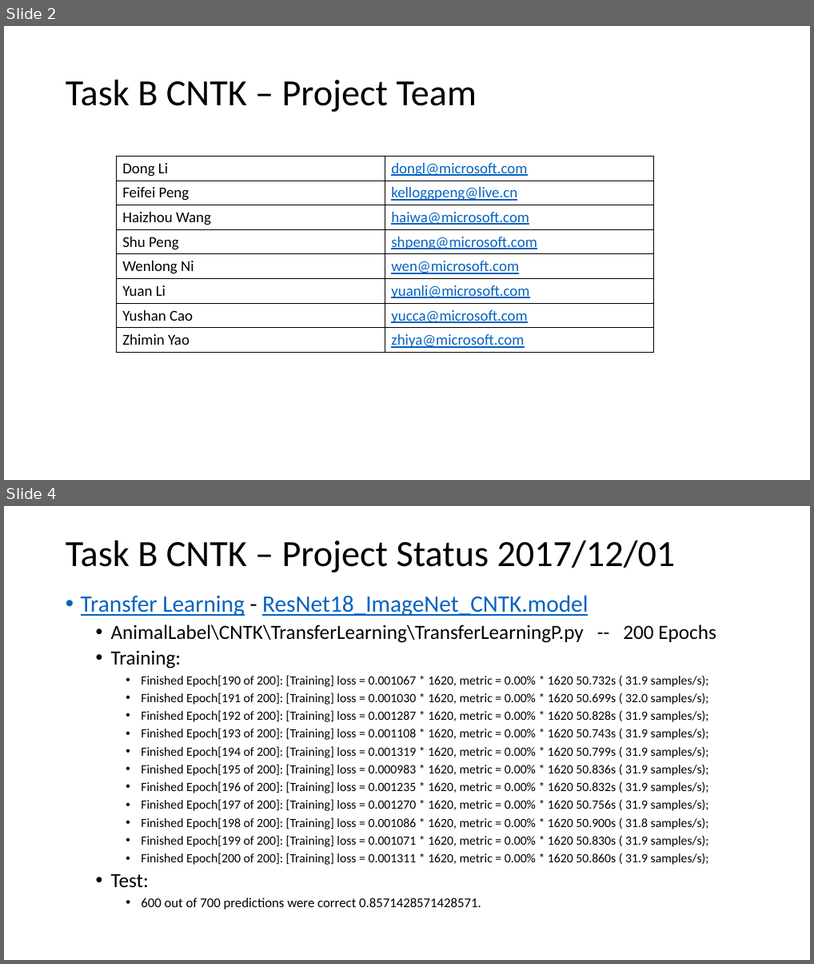
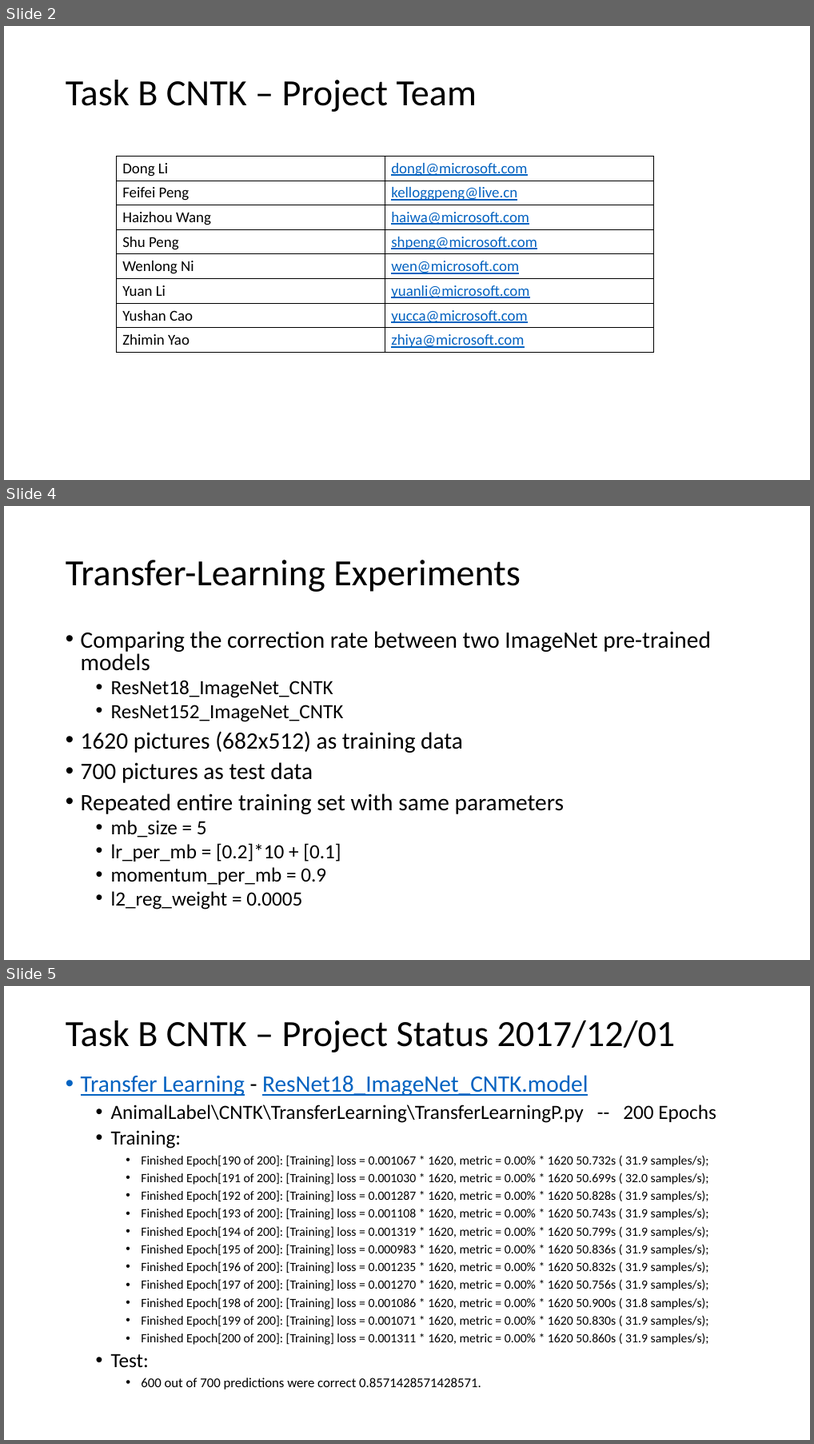
Before and after one commit to tncchina/AnimalLabel, a slide deck: Document/CNTK_Project_Status_20171201.pptx. Shown one above the other, each under a label of ours: slides 2 and 4 before the commit, slides 2, 4 and 5 after it; the slides between them are not shown. The pictures are 814x964 and 814x1444 pixels, drawn with LibreOffice and Linux fonts; fonts in the diff are those of the drawing. Boxes give left, top, right and bottom in pixels: in the first picture for what was removed or moved away, otherwise in the second. Text is boxed around its words. In the diff, an @@ line names an element or a change of style, - is before the commit and + after.

Commit message:
Update the slide deck CNTK_Project_Status_20171201.pptx.

```diff
--- a/Document/CNTK_Project_Status_20171201.pptx
+++ b/Document/CNTK_Project_Status_20171201.pptx
@@ slide 4 added at [4, 506, 810, 960], background #FFFFFF @@
@@ title added at [66, 560, 521, 592], 44 pt, text #000000 @@
+Transfer-Learning Experiments
@@ text added at [81, 631, 711, 909], 28 pt, text #000000 @@
+• Comparing the correction rate between two ImageNet pre-trained models
+  • ResNet18_ImageNet_CNTK
+  • ResNet152_ImageNet_CNTK
+• 1620 pictures (682x512) as training data
+• 700 pictures as test data
+• Repeated entire training set with same parameters
+  • mb_size = 5
+  • lr_per_mb = [0.2]*10 + [0.1]
+  • momentum_per_mb = 0.9
+  • l2_reg_weight = 0.0005
@@ what was slide 4 is now slide 5 @@
```
Also in this commit, not shown: 1 slide changed, 3 other slides added, 1 slide removed.
